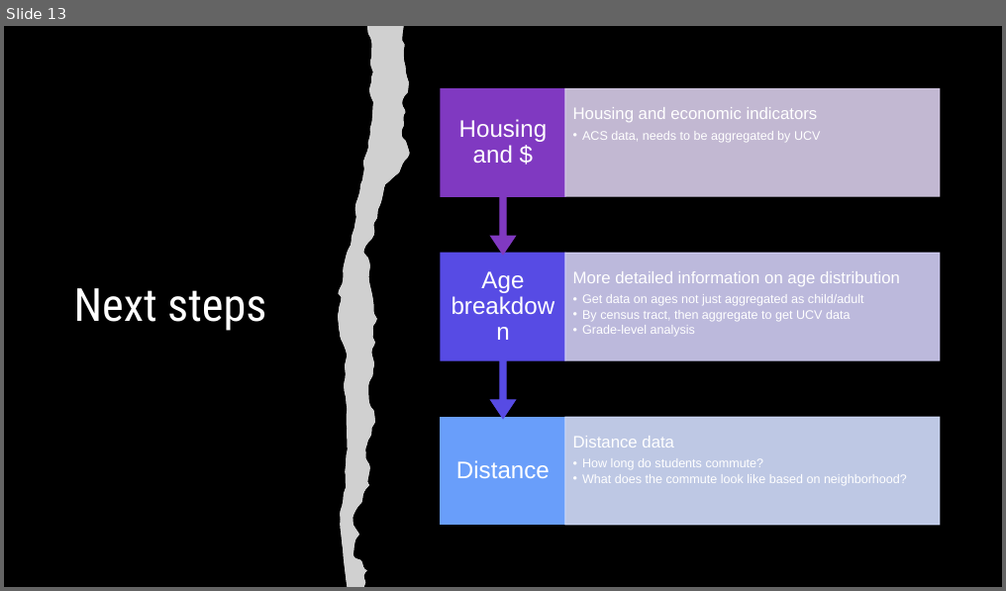
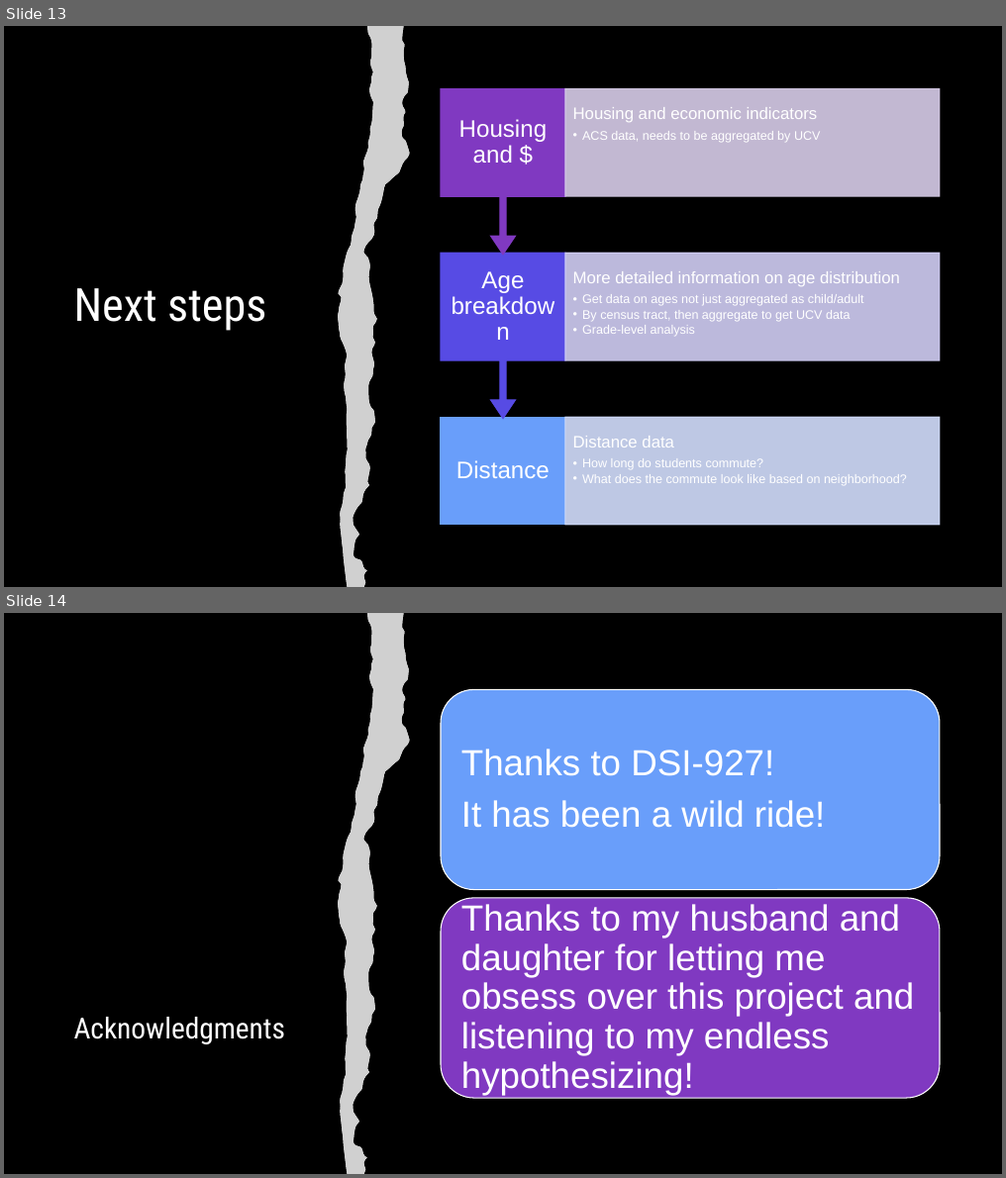
Before and after one commit to lauraminter/seattle-kids, a slide deck: assets/Seattle-kids-slides.pptx. Shown one above the other, each under a label of ours: slide 13 before the commit, slides 13 and 14 after it. The pictures are 1006x591 and 1006x1178 pixels, drawn with LibreOffice and Linux fonts; fonts in the diff are those of the drawing; grey boxes stand for pictures. Boxes give left, top, right and bottom in pixels: in the first picture for what was removed or moved away, otherwise in the second. Text is boxed around its words. In the diff, an @@ line names an element or a change of style, - is before the commit and + after.

```diff
--- a/assets/Seattle-kids-slides.pptx
+++ b/assets/Seattle-kids-slides.pptx
@@ slide 14 added at [4, 613, 1002, 1174], background #000000 @@
@@ freeform shape added at [338, 613, 410, 1174], fill #FFFFFF @@
@@ picture added at [338, 613, 410, 1174] @@
@@ group added at [441, 689, 940, 1098]: 2 rounded rectangles, 2 texts @@
+Thanks to DSI-927!
+It has been a wild ride!
+Thanks to my husband and daughter for letting me obsess over this project and listening to my endless hypothesizing!
@@ title added at [74, 1017, 285, 1045], 28 pt, text #FFFFFF @@
+Acknowledgments
```
Also in this commit, not shown: 2 slides changed, 1 other file.
